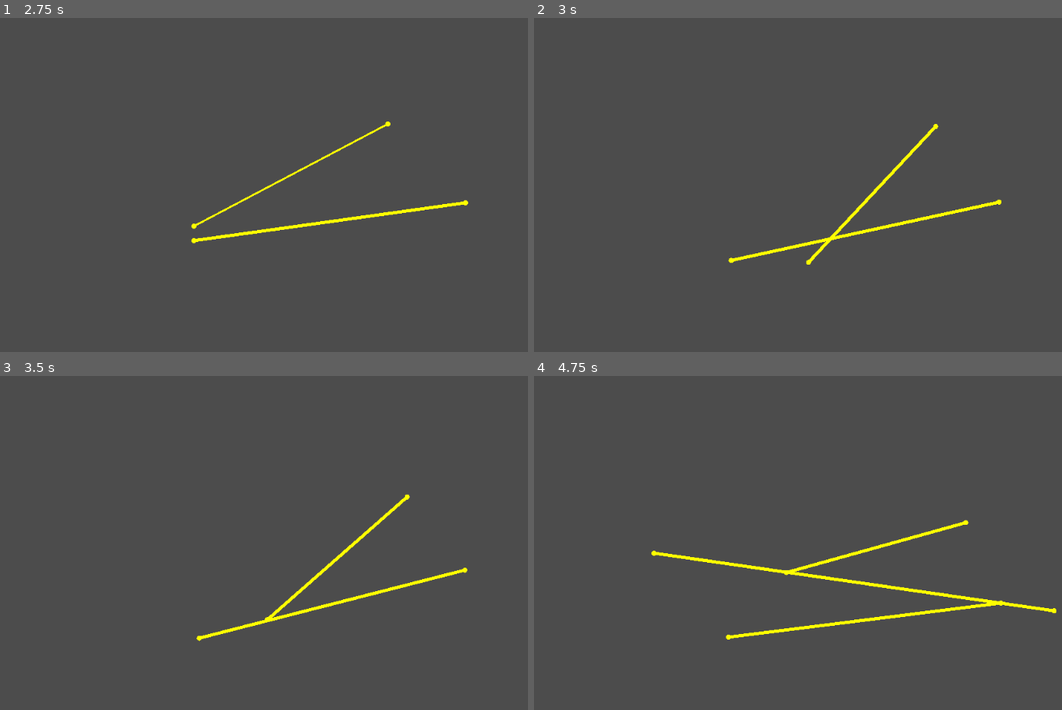
Above: before the commit, frames 1-4 (two rows, left to right).
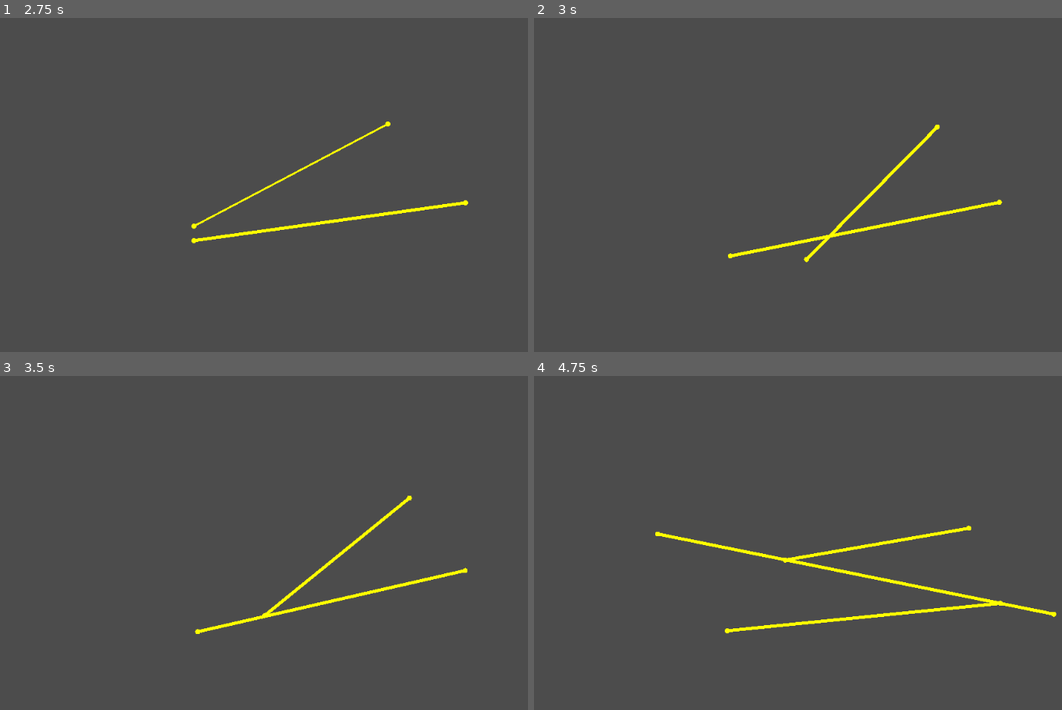
Above: after the commit, the same moments.

Repository: jhbed/godot-game
Game: Godot game, scene res://scenes/Main.tscn
The game is run twice, just before and just after one commit, with the same random seed, the same clock (stepped at 60 frames per second) and the same inputs.
Inputs (mouse positions are in pixels of both pictures, inside the frame that each line leads up to):
- Up to frame 1 (2.75 s): tap Enter at 0.5 s; move the mouse to (464, 188) at 0.52 s; tap G at 0.6, 1.35, 2.1 s; click (464, 188) at 0.67 s; tap Space at 1.25 s; move the mouse to (195, 225) at 1.27 s; click (195, 225) at 1.42 s; move the mouse to (390, 124) at 2.02 s; click (390, 124) at 2.17 s
- Up to frame 2 (3 s): tap Enter at 2.75 s; move the mouse to (824, 281) at 2.77 s; tap G at 2.85 s; click (824, 281) at 2.92 s
- Up to frame 3 (3.5 s): no input
- Up to frame 4 (4.75 s): move the mouse to (1051, 623) at 3.52 s; tap G at 3.6, 4.35 s; click (1051, 623) at 3.67 s; tap Space at 4.25 s; move the mouse to (666, 509) at 4.27 s; click (666, 509) at 4.42 s

Frame 1 is identical in both runs. In frame 2, 1.1% of the frame differs, in the area x 36-89%, y 31-74%; in frame 3, 1.3%; in frame 4, 3.0%, in the area x 22-99%, y 43-79%.

Commit message:
Created basic wheel scene, added Area2D to Rod so it can detect mouse interaction. Some concerns as to if this is too heavy weight

Diff:
--- a/project.godot
+++ b/project.godot
@@ -19,6 +19,10 @@
 run/main_scene="res://scenes/Main.tscn"
 config/icon="res://textures/icon.png"
 
+[autoload]
+
+globals="*res://scripts/globals.gd"
+
 [layer_names]
 
 2d_physics/layer_1="world"
--- a/scenes/Rod.tscn
+++ b/scenes/Rod.tscn
@@ -1,6 +1,7 @@
-[gd_scene load_steps=3 format=2]
+[gd_scene load_steps=4 format=2]
 
 [ext_resource path="res://scripts/RodSegment.gd" type="Script" id=1]
+[ext_resource path="res://scripts/Line.gd" type="Script" id=2]
 
 [sub_resource type="SegmentShape2D" id=1]
 
@@ -8,7 +9,15 @@
 script = ExtResource( 1 )
 
 [node name="Line" type="RigidBody2D" parent="."]
+script = ExtResource( 2 )
 
 [node name="CollisionShape2D" type="CollisionShape2D" parent="Line"]
 visible = false
 shape = SubResource( 1 )
+
+[node name="SelectableArea" type="Area2D" parent="Line"]
+visible = false
+
+[node name="CollisionShape2D" type="CollisionShape2D" parent="Line/SelectableArea"]
+[connection signal="mouse_entered" from="Line" to="Line" method="_on_Line_mouse_entered"]
+[connection signal="mouse_entered" from="Line/SelectableArea" to="Line" method="_on_Area2D_mouse_entered"]
--- /dev/null
+++ b/scenes/Wheel.tscn
@@ -0,0 +1,18 @@
+[gd_scene load_steps=3 format=2]
+
+[ext_resource path="res://textures/wheel.png" type="Texture" id=1]
+
+[sub_resource type="CircleShape2D" id=1]
+radius = 20.0
+
+[node name="Wheel" type="Node2D"]
+
+[node name="RigidBody2D" type="RigidBody2D" parent="."]
+applied_torque = 2000.0
+
+[node name="CollisionShape2D" type="CollisionShape2D" parent="RigidBody2D"]
+shape = SubResource( 1 )
+
+[node name="Sprite" type="Sprite" parent="."]
+scale = Vector2( 0.2, 0.2 )
+texture = ExtResource( 1 )
--- a/scenes/test.tscn
+++ b/scenes/test.tscn
@@ -1,4 +1,6 @@
-[gd_scene load_steps=6 format=2]
+[gd_scene load_steps=9 format=2]
+
+[ext_resource path="res://textures/wheel.png" type="Texture" id=1]
 
 [sub_resource type="PhysicsMaterial" id=1]
 friction = 0.0
@@ -16,6 +18,12 @@
 
 [sub_resource type="CircleShape2D" id=5]
 radius = 5.47918
+
+[sub_resource type="PhysicsMaterial" id=7]
+rough = true
+
+[sub_resource type="CircleShape2D" id=6]
+radius = 20.0
 
 [node name="Node2D" type="Node2D"]
 
@@ -68,3 +76,15 @@
 [node name="CollisionPolygon2D" type="CollisionPolygon2D" parent="RigidBody2D"]
 build_mode = 1
 polygon = PoolVector2Array( 10, 15, 0, 15, 0, 0 )
+
+[node name="RigidBody2D2" type="RigidBody2D" parent="."]
+position = Vector2( 202.975, 85.278 )
+physics_material_override = SubResource( 7 )
+applied_torque = 2000.0
+
+[node name="CollisionShape2D" type="CollisionShape2D" parent="RigidBody2D2"]
+shape = SubResource( 6 )
+
+[node name="Sprite" type="Sprite" parent="RigidBody2D2"]
+scale = Vector2( 0.2, 0.2 )
+texture = ExtResource( 1 )
--- a/scripts/Elbow.gd
+++ b/scripts/Elbow.gd
@@ -11,8 +11,8 @@
 	pass # Replace with function body.
 
 func _process(delta):
+	var hub = get_node("Hub")
 	for joint in joints:
-		var hub = get_node("Hub")
 		joint.position = hub.position
 
 
--- a/scripts/Line.gd
+++ b/scripts/Line.gd
@@ -11,7 +11,20 @@
 	pass # Replace with function body.
 
 
+func _input_event(viewport, event, shape_idx):
+	if event is InputEventMouseButton:
+		print("WHOAH")
+
+
 
 # Called every frame. 'delta' is the elapsed time since the previous frame.
 #func _process(delta):
 #	pass
+
+
+func _on_Area2D_mouse_entered():
+	print("HELLO THERE BUDDY")
+
+
+func _on_Line_mouse_entered():
+	print("BLAH")
--- a/scripts/Main.gd
+++ b/scripts/Main.gd
@@ -14,7 +14,8 @@
 var lineStart = Vector2()
 var activeLineEnd = Vector2()
 var gravityOn = true
-var sceneObjects = Array()
+var rods = Array()
+var elbows = Array()
 var hoveredRodInstance = null
 var activeSegment=null
 
@@ -27,9 +28,9 @@
 			#lineStart = event.position
 			hoveredRodInstance=null
 			activeSegment=null
-			for otherRod in sceneObjects:
+			for otherRod in rods:
 				activeSegment = otherRod.isActive
-				if activeSegment != null:
+				if activeSegment != otherRod.ROD_NONE:
 					lineStart = otherRod.get_active_seg_coord()
 					hoveredRodInstance = otherRod
 					break
@@ -42,9 +43,9 @@
 		else:
 			var secondAttachment=null
 			var secondIdx=null
-			for otherRod in sceneObjects:
+			for otherRod in rods:
 				secondIdx = otherRod.isActive
-				if secondIdx != null:
+				if secondIdx != otherRod.ROD_NONE:
 					secondAttachment = otherRod
 					print("attaching to ", otherRod)
 					break
@@ -78,7 +79,7 @@
 
 func set_scene_gravity():
 	gravityOn = not gravityOn
-	for obj in sceneObjects:
+	for obj in rods:
 		obj.set_mode(gravityOn)
 
 func _process(delta):
@@ -92,6 +93,7 @@
 	add_child(elbow)
 	rod.add_elbow(elbow, rodIdx)
 	elbow.attach_rod(rod)
+	elbows.append(elbow)
 	return elbow
 
 func init_new_rod(rod1, rod1Idx, rod2, rod2Idx):
@@ -114,7 +116,7 @@
 	var rodInst = ROD.instance()
 	rodInst.init(pos1, pos2, gravityOn)
 	add_child(rodInst)
-	sceneObjects.append(rodInst)
+	rods.append(rodInst)
 
 	if rod1 != null:
 		elbow1.attach_rod(rodInst)
--- a/scripts/RodSegment.gd
+++ b/scripts/RodSegment.gd
@@ -1,10 +1,12 @@
 extends Node2D
 
+enum {ROD_START, ROD_END, ROD_NONE}
 var ROD_COLOR = ColorN("Yellow")
 const ROD_THICKNESS = 5.0
 const JOINT_RADIUS = 4.0
 const NEAR_JOINT_RADIUS = 7.0
 const ROD_ATTACH_MOUSE_HOVER_DIST = 10
+const BASE_WEIGHT = .098
 
 
 # Declare member variables here. Examples:
@@ -15,12 +17,13 @@
 var endPosition=0
 var startPosActive=false
 var endPosActive=false
-var isActive=false
+var isActive=ROD_NONE
 var rb
 var lineSegment
+var selectableArea
 var startElbow=null
 var endElbow=null
-var gravity=98
+var isDeletable=false
 
 func _ready():
 	pass
@@ -48,9 +51,9 @@
 	return rb.to_global(lineSegment.shape.get_b())
 
 func get_coord(startOrEnd):
-	if startOrEnd == 'start':
+	if startOrEnd == ROD_START:
 		return get_start_coord()
-	if startOrEnd == 'end':
+	if startOrEnd == ROD_END:
 		return get_end_coord()
 	return null
 
@@ -72,11 +75,11 @@
 		startPosActive = false
 
 	if startPosActive:
-		isActive = 'start'
+		isActive = ROD_START
 	elif endPosActive:
-		isActive = 'end'
+		isActive = ROD_END
 	else:
-		isActive = null
+		isActive = ROD_NONE
 
 
 func _draw():
@@ -95,6 +98,9 @@
 func init(startPos, endPos, gravityStatus):
 	rb = get_node("Line")
 	lineSegment = get_node("Line/CollisionShape2D")
+	selectableArea = get_node("Line/SelectableArea/CollisionShape2D")
+	selectableArea.set_shape(RectangleShape2D.new())
+
 	set_mode(gravityStatus)
 	lineSegment.set_shape(lineSegment.get_shape().duplicate(true))
 
@@ -110,6 +116,14 @@
 	startPosition = startPos
 	endPosition = endPos
 
+	var length = startPos.distance_to(endPos)
+	rb.set_weight(BASE_WEIGHT * length)
+	selectableArea.shape.set_extents(Vector2(length/2, ROD_THICKNESS))
+	#deletableArea.rotation = Vector2.RIGHT.angle()
+	var rot = startPos.angle_to_point(endPos)
+	selectableArea.rotate(rot)
+
+
 func set_mode(gravityStatus):
 	if gravityStatus:
 		rb.set_mode(rb.MODE_RIGID)
@@ -122,15 +136,15 @@
 	return Vector2((pos1.x + pos2.x)/2, (pos1.y + pos2.y)/2)
 
 func add_elbow(elbow, idx):
-	if idx == 'start':
+	if idx == ROD_START:
 		startElbow = elbow
-	if idx == 'end':
+	if idx == ROD_END:
 		endElbow = elbow
 
 func get_elbow(idx):
-	if idx == 'start':
+	if idx == ROD_START:
 		return startElbow
-	if idx == 'end':
+	if idx == ROD_END:
 		return endElbow
 	return null
 
--- /dev/null
+++ b/scripts/globals.gd
@@ -0,0 +1,2 @@
+extends Node
+#enum ROD_IDX {START, END, NONE}
Not shown, changed: .gitignore
